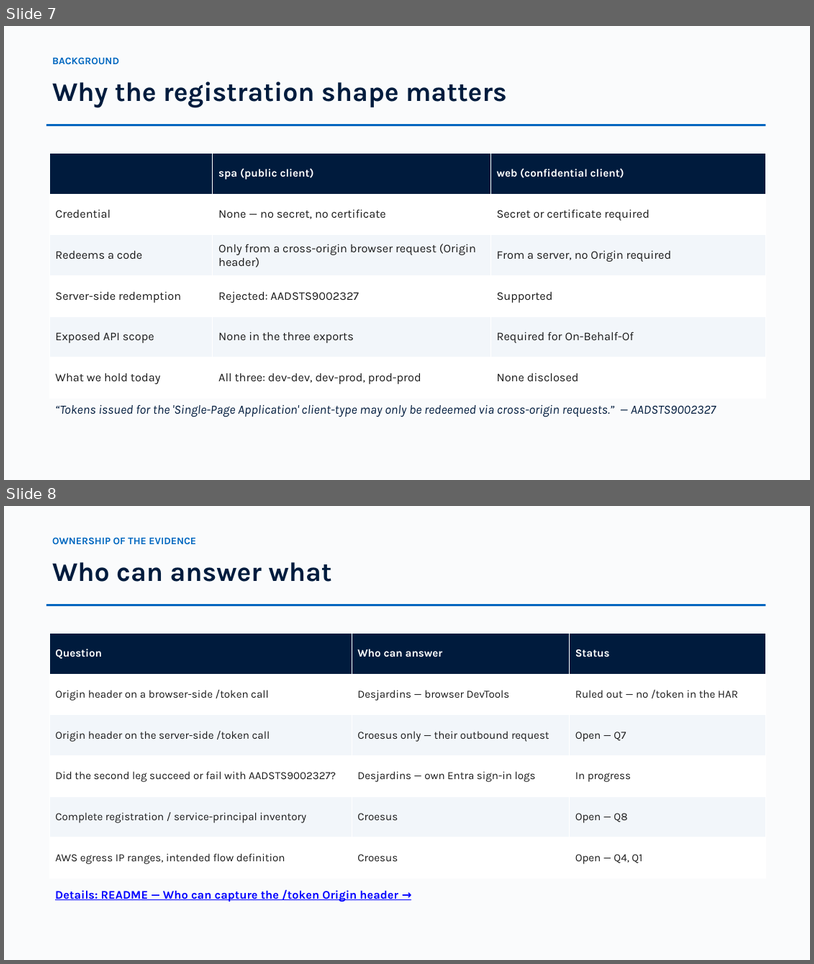
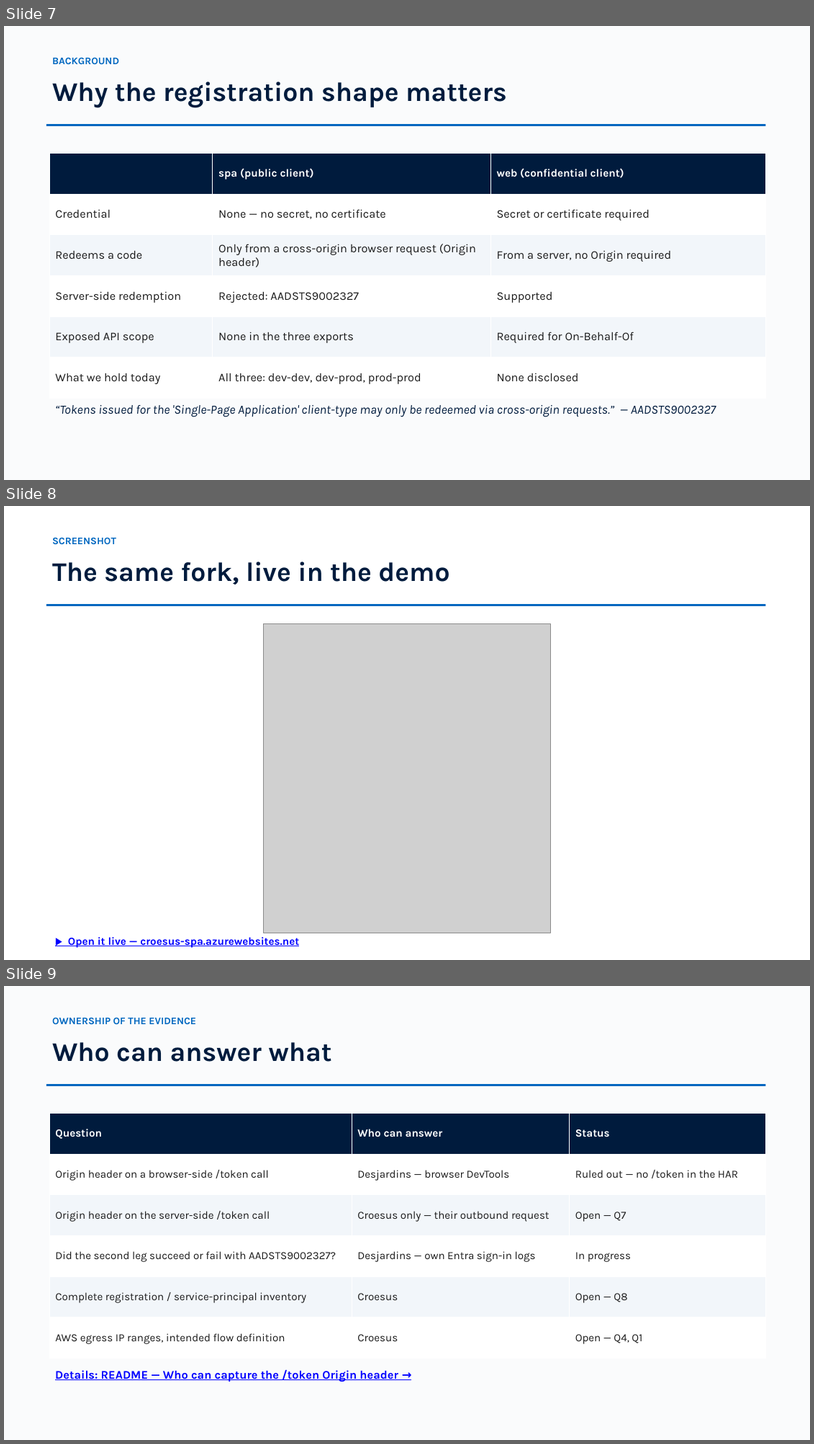
Before and after one commit to devopsabcs-engineering/croesus, a slide deck: docs/deck/croesus-session-deck.pptx. Shown one above the other, each under a label of ours: slides 7 and 8 before the commit, slides 7, 8 and 9 after it. The pictures are 814x964 and 814x1444 pixels, drawn with LibreOffice and Linux fonts; fonts in the diff are those of the drawing; grey boxes stand for pictures. Boxes give left, top, right and bottom in pixels: in the first picture for what was removed or moved away, otherwise in the second. Text is boxed around its words. In the diff, an @@ line names an element or a change of style, - is before the commit and + after.

```diff
--- a/docs/deck/croesus-session-deck.pptx
+++ b/docs/deck/croesus-session-deck.pptx
@@ slide 8 added at (x1=4, y1=506, x2=810, y2=960), background #FFFFFF @@
@@ text added at (x1=52, y1=537, x2=116, y2=545), 12 pt, text #0067C0, bold @@
+SCREENSHOT
@@ text added at (x1=52, y1=561, x2=450, y2=584), 32 pt, text #001B3D, bold @@
+The same fork, live in the demo
@@ rectangle added at (x1=46, y1=604, x2=766, y2=606), fill #0067C0 @@
@@ picture added at (x1=263, y1=624, x2=551, y2=932) @@
@@ text added at (x1=68, y1=937, x2=299, y2=947), 13 pt, text #0000FF, bold, underline @@
+▶ Open it live — croesus-spa.azurewebsites.net
@@ what was slide 8 is now slide 9 @@
```
Also in this commit, not shown: 1 slide changed, 7 other files.
